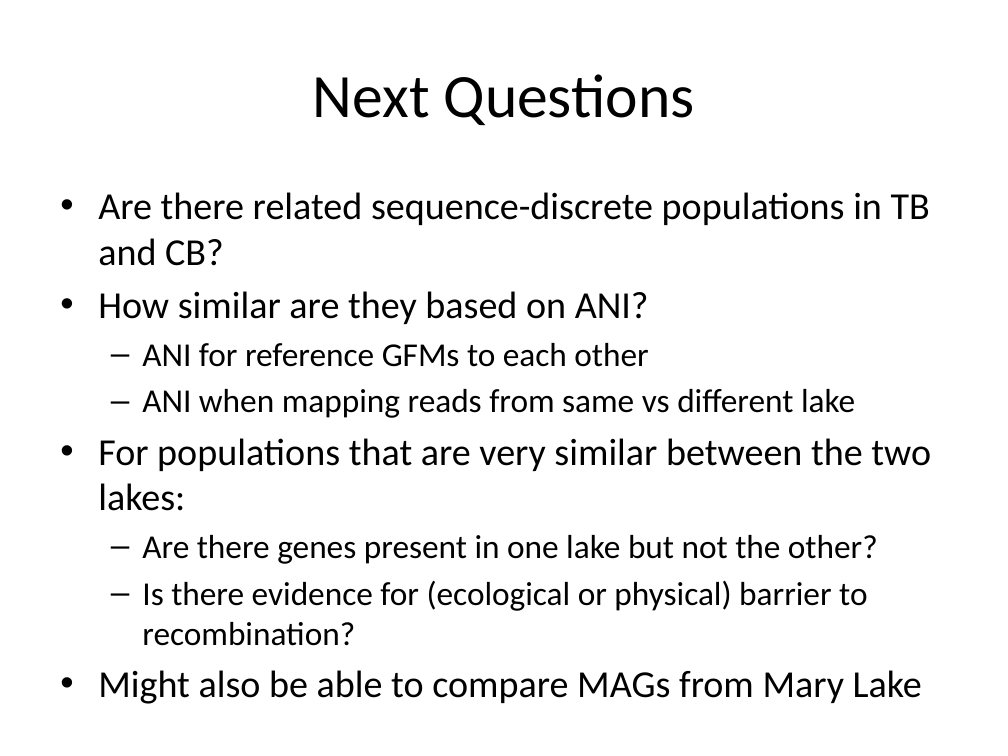
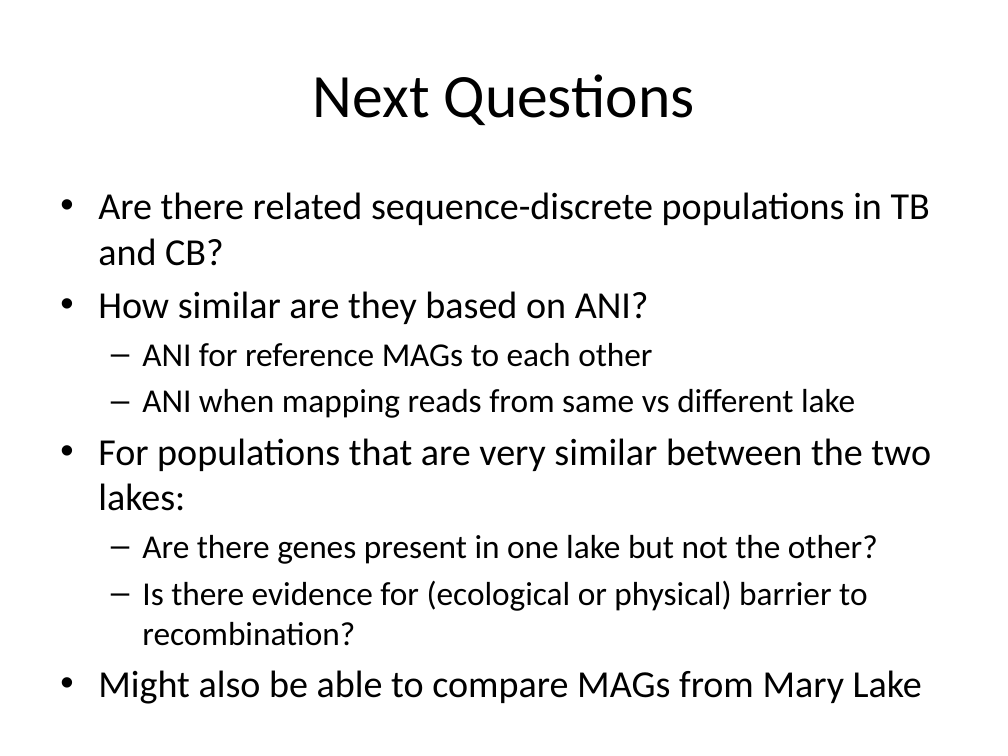
Before and after one commit to sstevens2/MDTP, a slide deck: slide 19 of 4YCM/Slides_4YCM.pptx (slide 17 before the commit). Drawn at 1008x756 pixels with LibreOffice and Linux fonts; fonts in the diff are those of the drawing. Boxes give left, top, right and bottom in pixels: in the first picture for what was removed or moved away, otherwise in the second. Text is boxed around its words. In the diff, an @@ line names an element or a change of style, - is before the commit and + after.

```diff
--- a/4YCM/Slides_4YCM.pptx
+++ b/4YCM/Slides_4YCM.pptx
@@ text at (142, 343, 652, 367): text changed @@
-  – ANI for reference GFMs to each other
+  – ANI for reference MAGs to each other
```
Also in this commit, not shown: 2 slides added.
